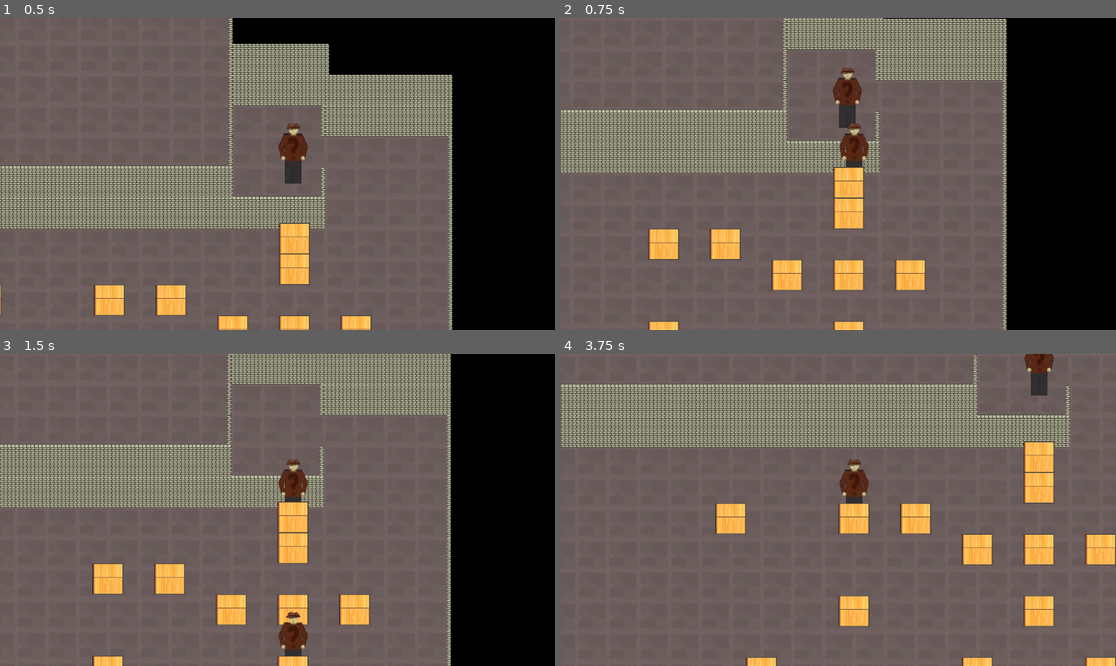
Above: before the commit, frames 1-4 (two rows, left to right).
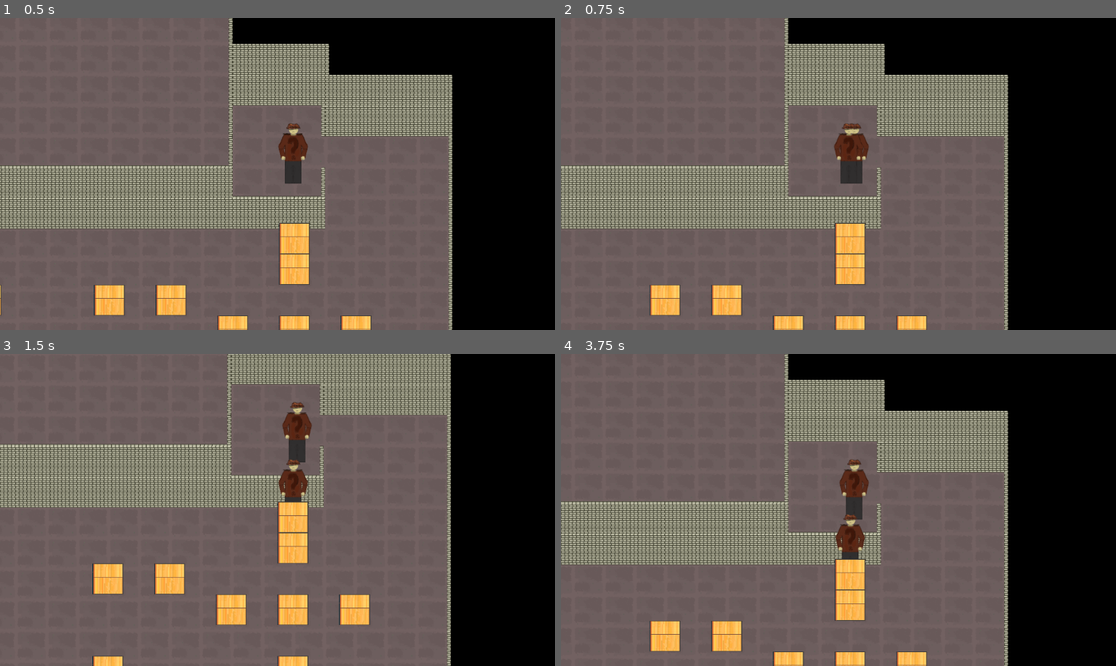
Above: after the commit, the same moments.

Repository: Alexxx180/Desert-Rage-2
Game: Godot game, scene res://assets/scenes/levels/caves/origin.tscn
Same seed, same stepped clock (60 frames per second), same inputs: the game is played once before the commit and once after it.
Inputs:
- Up to frame 1 (0.5 s): no input
- Up to frame 2 (0.75 s): tap Enter at 0.5 s; hold D (right) from 0.53 s (still down); hold Shift (run) from 0.53 s (still down)
- Up to frame 3 (1.5 s): tap Space at 1.25 s; release D (right) at 1.28 s; release Shift (run) at 1.28 s; hold Down (backward) from 1.28 s (still down); tap Ctrl (select) at 1.35 s
- Up to frame 4 (3.75 s): tap Enter at 2, 3.5 s; release Down (backward) at 2.03 s; hold D (right) 2.03-2.78 s; hold Shift (run) 2.03-2.78 s; tap Space at 2.75 s; hold Up (forward) 2.78-3.53 s; tap Ctrl (select) at 2.85 s; hold Left (left) from 3.53 s (still down); hold Shift (run) from 3.53 s (still down)

Frame 1 is identical in both runs. In frame 2, 32% of the frame differs, in the area x 0-81%, y 0-100%; in frame 3, 1.2%; in frame 4, 48%, in the area x 0-100%, y 0-100%.

Commit message:
hero horizontal jumps core mechanic ready: floors check need to be fixed

Diff:
--- a/assets/scenes/actors/player/ray/hero.tscn
+++ b/assets/scenes/actors/player/ray/hero.tscn
@@ -58,5 +58,10 @@
 process_mode = 4
 script = ExtResource("5_bougs")
 
+[node name="combo" type="Timer" parent="processing/platforming"]
+wait_time = 0.03
+
 [node name="movement" type="Node" parent="processing"]
 script = ExtResource("7_6hnvc")
+
+[connection signal="timeout" from="processing/platforming/combo" to="processing/platforming" method="_platforming"]
--- a/assets/systems/input/character/processing/platforming.gd
+++ b/assets/systems/input/character/processing/platforming.gd
@@ -5,8 +5,10 @@
 @onready var hero: CharacterBody2D = get_node("../..")
 @onready var input: Node = get_node("../input")
 @onready var platform = get_node("../../detectors/platform/ledge/platforming")
+@onready var combo: Timer = $combo
 
-func _input(_event):
+"""
+func _physics_process(_delta):
 	if not hero.control: return
 	var x: float = input.x
 	var y: float = input.y
@@ -14,3 +16,25 @@
 		var direction: Vector2i = input.direction(x, y)
 		print("Direction: ", direction)
 		platform.perform_jump(direction)
+"""
+
+var direction: Vector2i = Vector2i.ZERO
+
+func _platforming():
+	combo.stop()
+	if direction == Vector2i.ZERO: return
+	#var act: Vector2i = direction #.normalized()
+	print("Act: ", direction)
+	platform.perform_jump(direction)
+	direction = Vector2.ZERO
+
+func _input(_event):
+	if not hero.control: return
+	var x: float = input.x
+	var y: float = input.y
+	if x != NEUTRAL: direction.x = int(x)
+	if y != NEUTRAL: direction.y = int(y)
+	print("Direction: ", direction)
+	combo.start() # diagonal jumps support
+	# _platforming() # straight jumps only
+# """
--- a/assets/systems/input/platforming/character/checks.gd
+++ b/assets/systems/input/platforming/character/checks.gd
@@ -1,7 +1,7 @@
 extends Node
 
 const NEUTRAL: int = 0
-const GAP: int = 128
+const GAP: int = 4
 
 var hero: CharacterBody2D
 var directions: Array[Array] = [
@@ -17,10 +17,10 @@
 			# print(ledge[axis], " == ", hero.position[axis], " +- ", GAP)
 			return inplace(ledge[axis], hero.position[axis])),
 		(func(ledge: Vector2):
-			print(ledge[axis], " > ", hero.position[axis])
+			# print(ledge[axis], " > ", hero.position[axis])
 			return ledge[axis] > hero.position[axis]),
 		(func(ledge: Vector2):
-			print(ledge[axis], " < ", hero.position[axis])
+			# print(ledge[axis], " < ", hero.position[axis])
 			return ledge[axis] < hero.position[axis])
 	]
 
@@ -29,16 +29,22 @@
 	return directions[axis][power].call(ledge)
 
 func observe(direction: Vector2i, ledge: Vector2) -> bool:
-	var jump: bool = false
+	var jump: bool = true
+
+	"""
 	var plane: Array[int] = []
 	for axis in [Vector2.AXIS_X, Vector2.AXIS_Y]:
 		if direction[axis] != NEUTRAL:
 			plane.push_back(axis)
+	"""
+
+	var plane: Array[int] = [Vector2.AXIS_X, Vector2.AXIS_Y]
 
 	for axis in plane:
 		var try: bool =_observe_at(axis, direction, ledge)
-		jump = jump or try
+		jump = jump and try
+		# print("JUMP: ", jump, ", TRY: ", try)
 		# print(" - JUMP: ", jump, " - AXIS: ", axis)
-	if jump:
-		print("SHOULD JUMP")
+#	if jump:
+#		print("SHOULD JUMP")
 	return jump
--- a/assets/systems/input/platforming/character/platforming.gd
+++ b/assets/systems/input/platforming/character/platforming.gd
@@ -20,10 +20,10 @@
 
 func _jump_to_place(direction: Vector2i):
 	if ledge.name == "ledge":
-		print("Jump from : ", hero.position, " To: ", ledge.pos)
+		# print("Jump from : ", hero.position, " To: ", ledge.pos)
 		hero.position = ledge.pos
 	else:
-		print("JUMPED TO FLOOR")
+		# print("JUMPED TO FLOOR")
 		hero.position += _to_floor(direction)
 
 func get_ledge_to_jump(direction: Vector2i) -> bool:
@@ -42,6 +42,6 @@
 	return jump
 
 func perform_jump(direction: Vector2i):
-	if direction != Vector2i.ZERO and get_ledge_to_jump(direction):
-		print("JUMPED")
+	if get_ledge_to_jump(direction):
+		# print("JUMPED")
 		_jump_to_place(direction)
--- a/project.godot
+++ b/project.godot
@@ -12,7 +12,7 @@
 
 config/name="Desert-Rage-2"
 run/main_scene="res://assets/scenes/levels/caves/origin.tscn"
-config/features=PackedStringArray("4.2", "GL Compatibility")
+config/features=PackedStringArray("4.1", "GL Compatibility")
 config/icon="res://icon.svg"
 
 [display]
